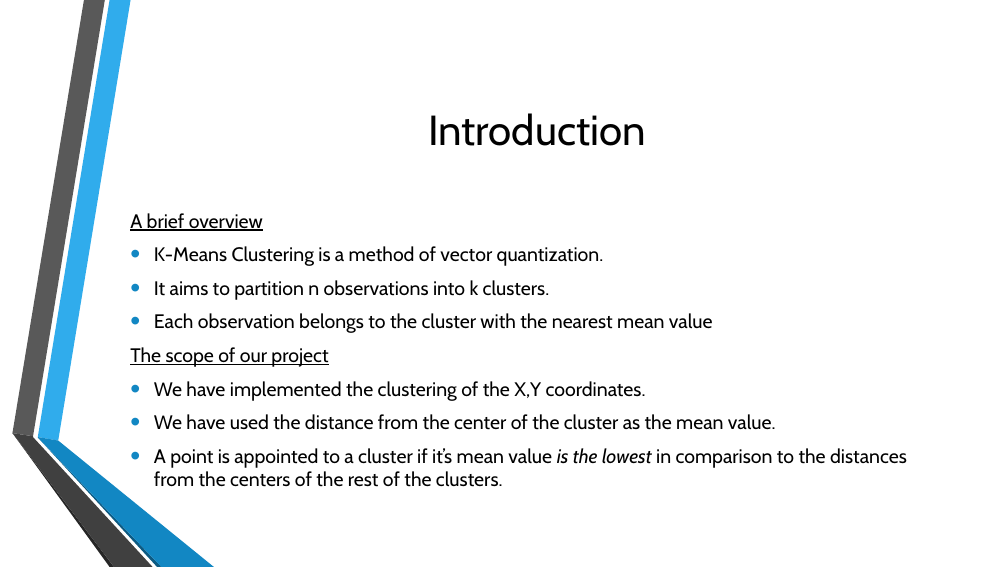
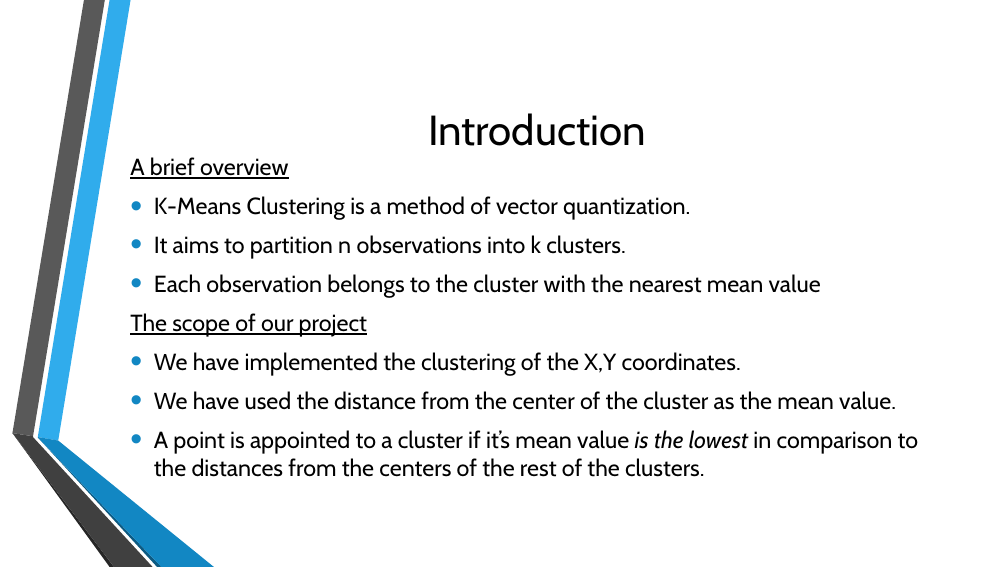
Before and after one commit to Z0neNp/k-means-clustering, a slide deck: slide 2 of id_321908402_328897079_parallel_k_means_clustering.pptx. Drawn at 1008x567 pixels with LibreOffice and Linux fonts; fonts in the diff are those of the drawing; background and template pictures are left out. Boxes give left, top, right and bottom in pixels: in the first picture for what was removed or moved away, otherwise in the second. Text is boxed around its words. In the diff, an @@ line names an element or a change of style, - is before the commit and + after.

```diff
--- a/id_321908402_328897079_parallel_k_means_clustering.pptx
+++ b/id_321908402_328897079_parallel_k_means_clustering.pptx
@@ text "A brief overview": place and size @@
-text "A brief overview" at <box>130,213,907,487</box>
+text "A brief overview" at <box>130,157,919,477</box>
@@ text "A brief overview" at <box>130,157,919,477</box>: size 18.6 to 22.2 pt @@
```
Also in this commit, not shown: 3 other slides changed, 1 slide added, 30 other files.
